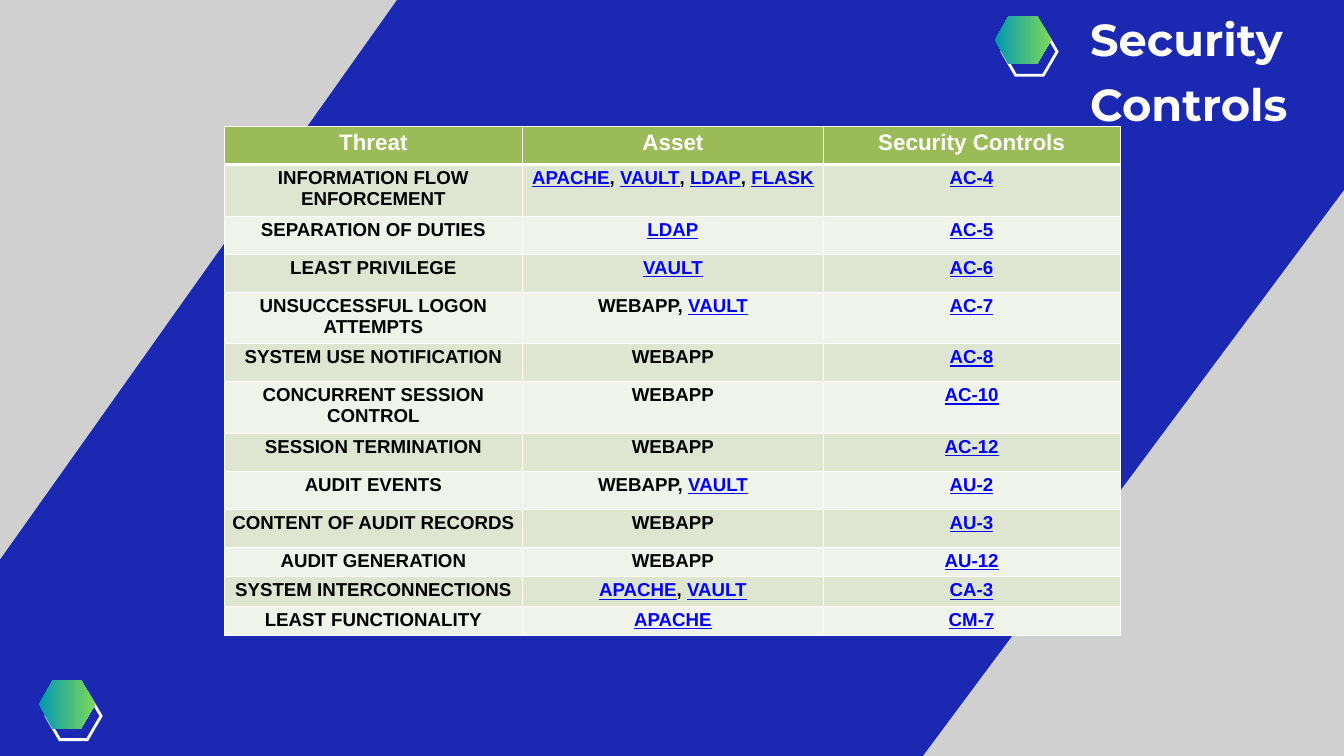
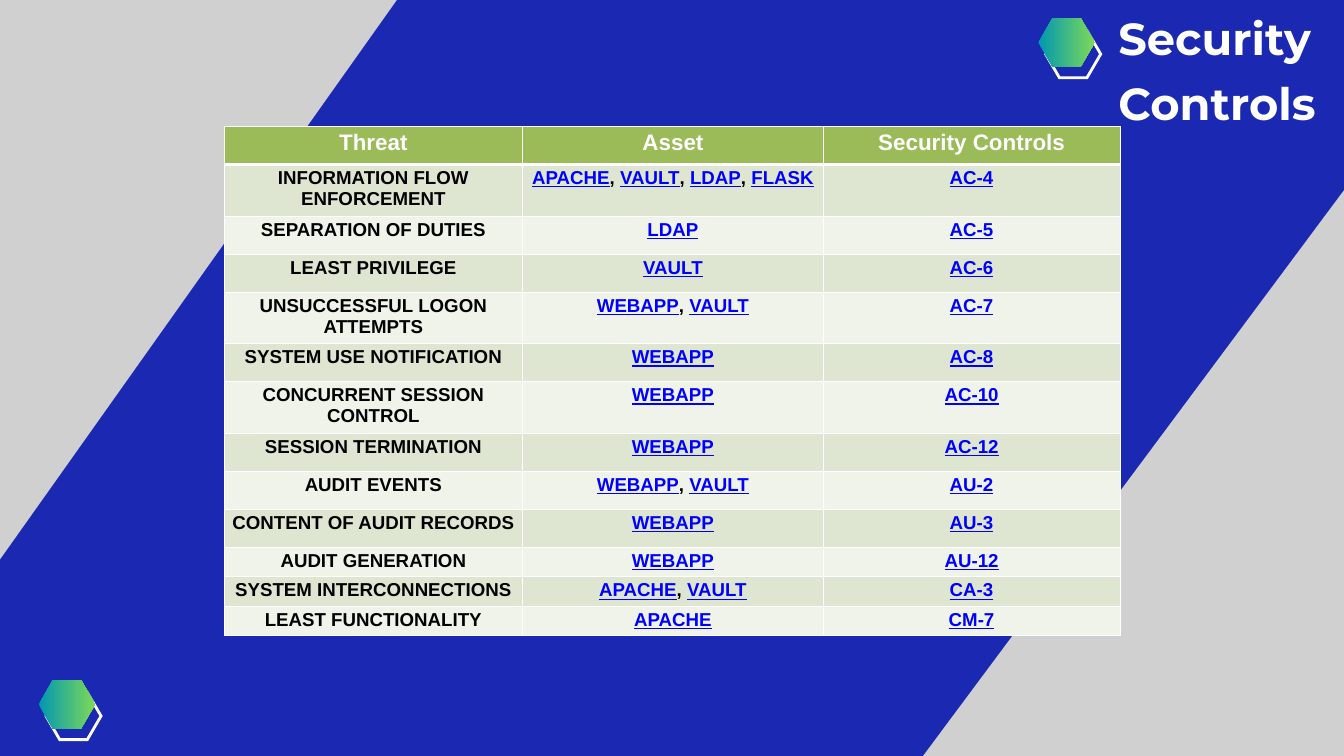
Before and after one commit to GiadaOttaiano/SystemSecurity, a slide deck: slide 100 of SystemSecurity.pptx (slide 83 before the commit). Drawn at 1344x756 pixels with LibreOffice and Linux fonts; fonts in the diff are those of the drawing; grey boxes stand for pictures. Boxes give left, top, right and bottom in pixels: in the first picture for what was removed or moved away, otherwise in the second. Text is boxed around its words. In the diff, an @@ line names an element or a change of style, - is before the commit and + after.

```diff
--- a/SystemSecurity.pptx
+++ b/SystemSecurity.pptx
@@ freeform shape: place and size @@
-freeform shape at bbox=[995, 15, 1051, 64]
+freeform shape at bbox=[1038, 18, 1095, 67]
@@ text "Security Controls": place and size @@
-text "Security Controls" at bbox=[1090, 20, 1287, 132]
+text "Security Controls" at bbox=[1118, 19, 1315, 130]
@@ freeform shape: place and size @@
-freeform shape at bbox=[1002, 28, 1057, 75]
+freeform shape at bbox=[1046, 30, 1101, 77]
@@ table at bbox=[224, 126, 1120, 636] @@
@@ text colour #000000 to #0000FF, underline on in "WEBAPP,", "WEBAPP", "WEBAPP", "WEBAPP" and 3 more places @@
```
Also in this commit, not shown: 8 other slides changed, 17 slides added, 1 slide removed.
